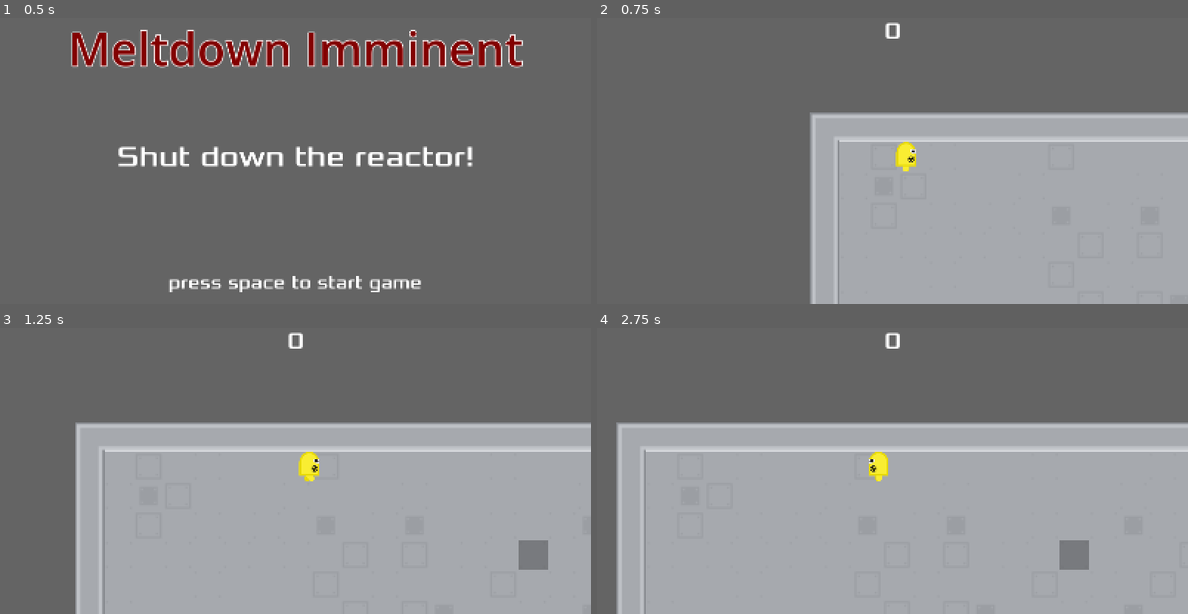
Above: before the commit, frames 1-4 (two rows, left to right).
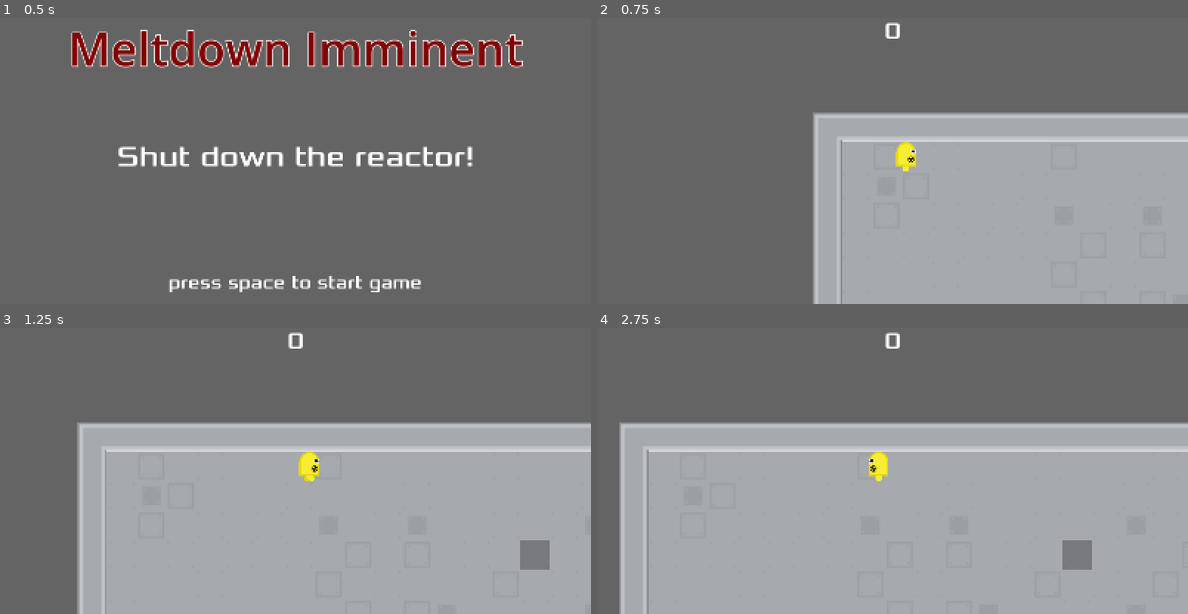
Above: after the commit, the same moments.

Repository: zabuuq/imminent-meltdown
Game: Godot game, scene res://scenes/start_screen.tscn
Same seed, same stepped clock (60 frames per second), same inputs: the game is played once before the commit and once after it.
Inputs:
- Up to frame 1 (0.5 s): no input
- Up to frame 2 (0.75 s): tap Space (start_game) at 0.5, 0.6 s; hold Right (move_right) from 0.53 s (still down)
- Up to frame 3 (1.25 s): keep holding Right (move_right); tap Enter (ui_accept) at 0.77 s
- Up to frame 4 (2.75 s): tap Space (start_game) at 1.35, 2.1 s; tap Enter (ui_accept) at 1.52 s; release Right (move_right) at 2.03 s; hold Left (move_left) from 2.03 s (still down)

Frame 1 is identical in both runs. In frame 2, 1.1% of the frame differs, in the area x 36-54%, y 32-100%; in frame 3, 1.1%; in frame 4, 1.2%, in the area x 3-84%, y 32-100%.

Commit message:
Player bounces off walls

Diff:
--- a/scenes/player.gd
+++ b/scenes/player.gd
@@ -1,30 +1,24 @@
 extends CharacterBody2D
 
-var direction_x := 0
-var direction_y := 0
+var input_direction = Vector2.ZERO
 var speed := 150
 
-func _process(delta: float) -> void:
-	get_input()
+func _process(_delta: float) -> void:
+	handle_movement()
+	handle_collisions()
 
-	if direction_x != 0:
-		velocity.x = direction_x * speed
-		velocity.y = 0
+func handle_movement():
+	input_direction.x = Input.get_axis("move_left","move_right")
+	input_direction.y = Input.get_axis("move_up","move_down")
 
-	if direction_y != 0:
-		velocity.y = direction_y * speed
-		velocity.x = 0
+	if input_direction.length() > 0:
+		velocity = input_direction * speed
 
 	move_and_slide()
 	set_animation()
 
-func get_input():
-	direction_x = Input.get_axis("move_left","move_right")
-	direction_y = Input.get_axis("move_up","move_down")
-
 func set_animation():
-	if velocity:
-		velocity = velocity.normalized() * speed
+	if velocity.length() > 0:
 		$AnimatedSprite2D.play()
 	else:
 		$AnimatedSprite2D.stop()
@@ -34,3 +28,11 @@
 		$AnimatedSprite2D.flip_h = velocity.x < 0
 	elif velocity.y != 0:
 		$AnimatedSprite2D.animation = "down" if velocity.y > 0 else "up"
+
+func handle_collisions():
+	for i in get_slide_collision_count():
+		var collision = get_slide_collision(i)
+		var collider = collision.get_collider()
+
+		if collider is TileMapLayer and collider.get_parent().name == "Rooms":
+			velocity = velocity.bounce(collision.get_normal())
--- a/scenes/player.tscn
+++ b/scenes/player.tscn
@@ -71,6 +71,7 @@
 
 [node name="Player" type="CharacterBody2D" unique_id=1618940360]
 collision_mask = 30
+motion_mode = 1
 script = ExtResource("1_1jxqw")
 
 [node name="AnimatedSprite2D" type="AnimatedSprite2D" parent="." unique_id=1632457080]
